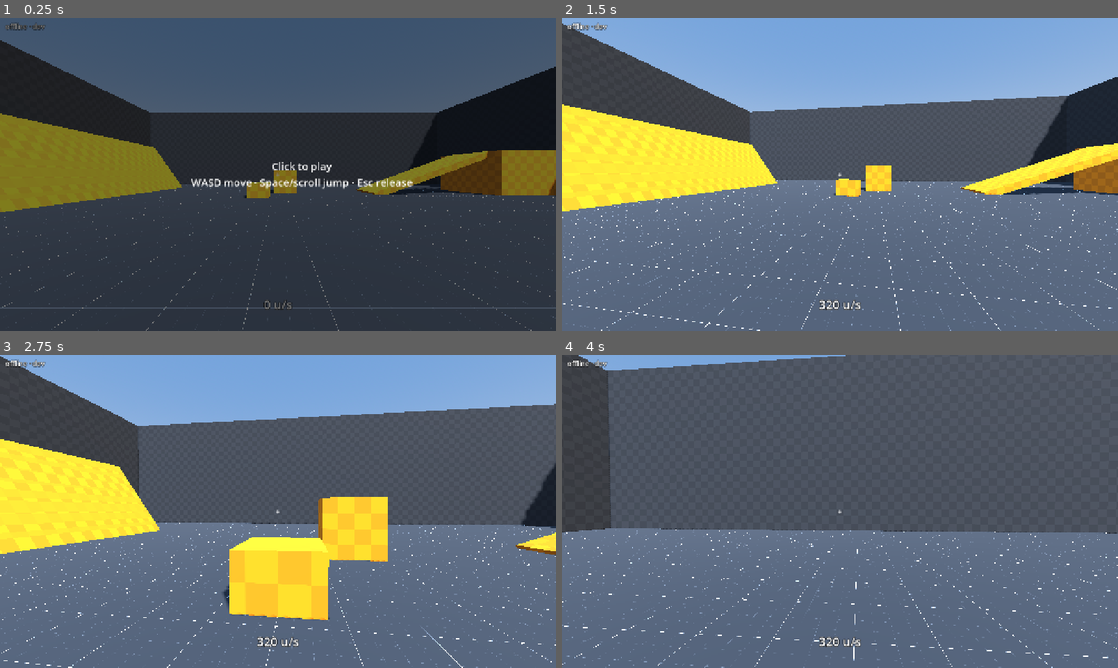
Above: before the commit, frames 1-4 (two rows, left to right).
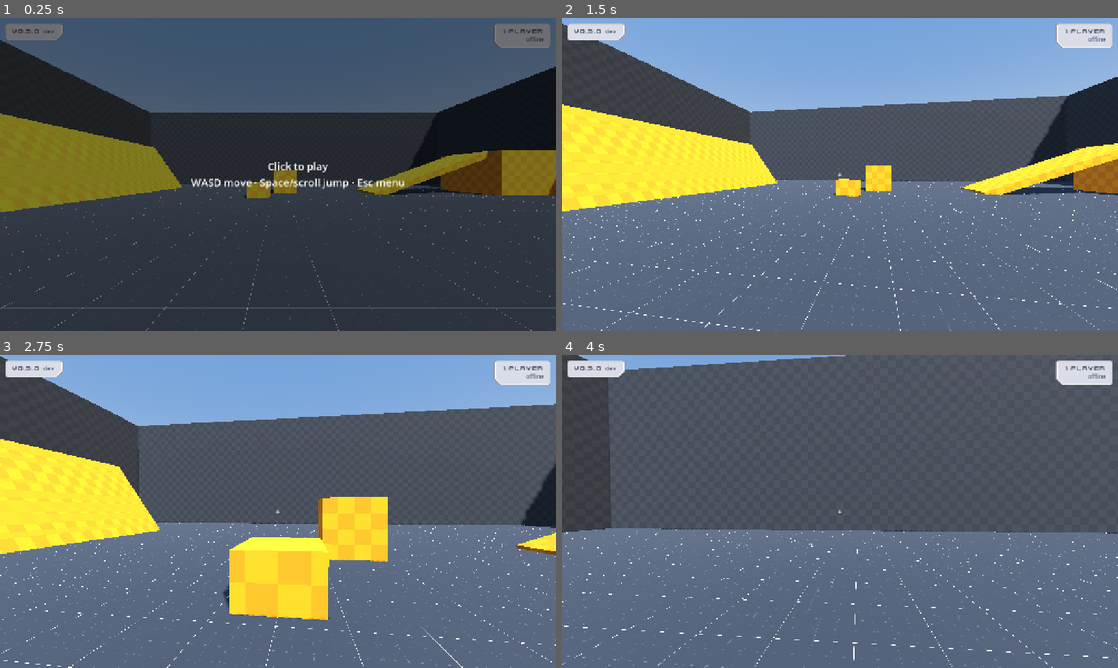
Above: after the commit, the same moments.

Repository: BrianWiz/the-game
Game: Godot game, scene res://main.tscn
Same seed, same stepped clock (60 frames per second), same inputs: the game is played once before the commit and once after it.
Inputs (mouse positions are in pixels of both pictures, inside the frame that each line leads up to):
- Up to frame 1 (0.25 s): no input
- Up to frame 2 (1.5 s): tap Enter at 0.5 s; move the mouse to (962, 158) at 0.52 s; hold D (move_right) 0.53-1.28 s; hold Space (jump) 0.53-1.28 s; click (962, 158) at 0.67 s; move the mouse to (812, 174) at 1.27 s; hold W (move_forward) from 1.28 s (still down); tap Shift at 1.35 s; click (812, 174) at 1.42 s
- Up to frame 3 (2.75 s): keep holding W (move_forward); tap Space (jump) at 1.52, 1.55, 1.82 s; move the mouse to (289, 505) at 2.02 s; hold Space (jump) from 2.03 s (still down); tap Alt at 2.1 s; click (289, 505) at 2.17 s
- Up to frame 4 (4 s): keep holding W (move_forward); move the mouse to (834, 517) at 2.77 s; release Space (jump) at 2.78 s; tap Ctrl at 2.85 s; click (834, 517) at 2.92 s; tap Space (jump) at 3.02, 3.05, 3.32 s; move the mouse to (878, 514) at 3.52 s; hold Space (jump) from 3.53 s (still down); click (878, 514) at 3.67 s

The runs differ from the first frame. In frame 1, 1.6% of the frame differs, in the area x 1-99%, y 1-94%; in frame 2, 1.5%; in frame 3, 1.5%; in frame 4, 1.4%.

Commit message:
feat(game): show version and player count in HUD corners
Top left: release version (application/config/version, now 0.3.0) and the build's
short commit hash. Top right: player count and connection state. Drop the speed
readout. Panels use Kenney's UI Pack - Space Expansion glass textures.

Diff:
--- a/game/core/net/network.gd
+++ b/game/core/net/network.gd
@@ -89,6 +89,11 @@
 	var script := load(BUILD_INFO_PATH) as GDScript
 	var version := str(script.get_script_constant_map().get("VERSION", "")) if script else ""
 	return version if version else DEV_BUILD
+
+
+## The release version from project.godot (application/config/version), e.g. "0.3.0".
+static func game_version() -> String:
+	return str(ProjectSettings.get_setting("application/config/version", "0.0.0"))
 
 
 ## A version for display: the short commit hash, or "dev".
--- a/game/core/player/player.gd
+++ b/game/core/player/player.gd
@@ -36,6 +36,7 @@
 
 
 func _ready() -> void:
+	add_to_group(&"players")
 	_configure_hull()
 	if is_local():
 		add_to_group(&"local_player")
--- a/game/project.godot
+++ b/game/project.godot
@@ -7,6 +7,7 @@
 
 config/name="The Game"
 config/description="Open multiplayer sandbox with Source-style movement."
+config/version="0.3.0"
 run/main_scene="res://main.tscn"
 config/features=PackedStringArray("4.7", "GL Compatibility")
 config/icon="res://icon.svg"
--- /dev/null
+++ b/game/tests/unit/test_hud.gd
@@ -0,0 +1,18 @@
+extends GutTest
+## HUD corner text.
+
+const Hud := preload("res://ui/hud.gd")
+
+
+func test_release_text_is_a_v_tag() -> void:
+	assert_eq(Hud.release_text("0.3.0"), "v0.3.0")
+
+
+func test_player_count_text_pluralizes() -> void:
+	assert_eq(Hud.player_count_text(0), "0 players")
+	assert_eq(Hud.player_count_text(1), "1 player")
+	assert_eq(Hud.player_count_text(12), "12 players")
+
+
+func test_release_version_is_set() -> void:
+	assert_eq(Network.game_version(), "0.3.0")
--- a/game/ui/hud.gd
+++ b/game/ui/hud.gd
@@ -1,15 +1,22 @@
 extends CanvasLayer
-## Speed readout, connection status, and click-to-play pointer lock.
+## Corner readouts (version top left, players and connection top right) and
+## click-to-play pointer lock. Styled with Kenney's UI Pack - Space Expansion.
 
-@onready var _speed: Label = $Speed
-@onready var _status: Label = $Status
+const REFRESH_S := 0.25
+
+var _refresh_in := 0.0
+
+@onready var _release: Label = $Corners/Version/Line/Release
+@onready var _commit: Label = $Corners/Version/Line/Commit
+@onready var _count: Label = $Corners/Players/Lines/Count
+@onready var _status: Label = $Corners/Players/Lines/Status
 @onready var _overlay: Control = $Overlay
 
 
 func _ready() -> void:
-	Network.mode_changed.connect(_on_mode_changed)
-	Network.connection_failed.connect(_on_connection_failed)
-	_on_mode_changed(Network.mode)
+	_release.text = release_text(Network.game_version())
+	# The hash sits in the body font: Kenney Future would uppercase it.
+	_commit.text = Network.short_version(Network.build_version)
 
 
 func _input(event: InputEvent) -> void:
@@ -25,21 +32,42 @@
 		Input.mouse_mode = Input.MOUSE_MODE_VISIBLE
 
 
-func _process(_delta: float) -> void:
+func _process(delta: float) -> void:
 	_overlay.visible = (
 		Input.mouse_mode != Input.MOUSE_MODE_CAPTURED
 		and not get_tree().get_first_node_in_group(&"modal_ui")
 	)
-	var player := get_tree().get_first_node_in_group(&"local_player") as Player
-	_speed.text = "%d u/s" % roundi(player.horizontal_speed_units()) if player else ""
+	_refresh_in -= delta
+	if _refresh_in <= 0.0:
+		_refresh_in = REFRESH_S
+		_count.text = player_count_text(_player_count())
+		_status.text = _connection_text()
 
 
-func _on_mode_changed(mode: Network.Mode) -> void:
-	var mode_name: String = Network.Mode.keys()[mode].to_lower()
-	_status.text = "%s · %s" % [mode_name, Network.short_version(Network.build_version)]
+## "v0.3.0", shown next to the build's short commit hash.
+static func release_text(game_version: String) -> String:
+	return "v" + game_version
 
 
-func _on_connection_failed(reason: String) -> void:
-	# Keep the corner short; the menu shows the full reason.
-	var short := reason.get_slice(". ", 0).get_slice("; ", 0)
-	_status.text = "offline · %s (%s)" % [Network.short_version(Network.build_version), short]
+static func player_count_text(count: int) -> String:
+	return "%d player%s" % [count, "" if count == 1 else "s"]
+
+
+func _player_count() -> int:
+	var count := 0
+	for node: Node in get_tree().get_nodes_in_group(&"players"):
+		if not node.is_queued_for_deletion():
+			count += 1
+	return count
+
+
+func _connection_text() -> String:
+	match Network.mode:
+		Network.Mode.CLIENT:
+			# The server shows up as a peer only once our join ticket is accepted.
+			var joined := multiplayer.get_peers().has(MultiplayerPeer.TARGET_PEER_SERVER)
+			return "online" if joined else "connecting…"
+		Network.Mode.SERVER:
+			return "server"
+		_:
+			return "offline"
--- a/game/ui/hud.tscn
+++ b/game/ui/hud.tscn
@@ -1,6 +1,7 @@
-[gd_scene load_steps=2 format=3]
+[gd_scene load_steps=3 format=3]
 
 [ext_resource type="Script" path="res://ui/hud.gd" id="1_hud"]
+[ext_resource type="Theme" path="res://ui/theme/hud_theme.tres" id="2_theme"]
 
 [node name="HUD" type="CanvasLayer"]
 script = ExtResource("1_hud")
@@ -20,30 +21,58 @@
 horizontal_alignment = 1
 vertical_alignment = 1
 
-[node name="Speed" type="Label" parent="."]
-anchors_preset = 7
-anchor_left = 0.5
-anchor_top = 1.0
-anchor_right = 0.5
+[node name="Corners" type="Control" parent="."]
+layout_mode = 3
+anchors_preset = 15
+anchor_right = 1.0
 anchor_bottom = 1.0
-offset_left = -100.0
-offset_top = -80.0
-offset_right = 100.0
-offset_bottom = -40.0
 mouse_filter = 2
-theme_override_colors/font_outline_color = Color(0, 0, 0, 1)
-theme_override_constants/outline_size = 6
-theme_override_font_sizes/font_size = 28
-horizontal_alignment = 1
+theme = ExtResource("2_theme")
 
-[node name="Status" type="Label" parent="."]
+[node name="Version" type="PanelContainer" parent="Corners"]
+layout_mode = 1
 offset_left = 12.0
-offset_top = 8.0
-offset_right = 400.0
-offset_bottom = 32.0
+offset_top = 12.0
 mouse_filter = 2
-theme_override_colors/font_outline_color = Color(0, 0, 0, 1)
-theme_override_constants/outline_size = 4
+theme_type_variation = &"HudPanelLeft"
+
+[node name="Line" type="HBoxContainer" parent="Corners/Version"]
+layout_mode = 2
+theme_override_constants/separation = 8
+
+[node name="Release" type="Label" parent="Corners/Version/Line"]
+layout_mode = 2
+theme_type_variation = &"HudTitle"
+
+[node name="Commit" type="Label" parent="Corners/Version/Line"]
+layout_mode = 2
+theme_type_variation = &"HudDetail"
+
+[node name="Players" type="PanelContainer" parent="Corners"]
+layout_mode = 1
+anchors_preset = 1
+anchor_left = 1.0
+anchor_right = 1.0
+offset_left = -12.0
+offset_top = 12.0
+offset_right = -12.0
+grow_horizontal = 0
+mouse_filter = 2
+theme_type_variation = &"HudPanelRight"
+
+[node name="Lines" type="VBoxContainer" parent="Corners/Players"]
+layout_mode = 2
+theme_override_constants/separation = 0
+
+[node name="Count" type="Label" parent="Corners/Players/Lines"]
+layout_mode = 2
+theme_type_variation = &"HudTitle"
+horizontal_alignment = 2
+
+[node name="Status" type="Label" parent="Corners/Players/Lines"]
+layout_mode = 2
+theme_type_variation = &"HudDetail"
+horizontal_alignment = 2
 
 [node name="Overlay" type="ColorRect" parent="."]
 anchors_preset = 15
@@ -65,6 +94,6 @@
 mouse_filter = 2
 theme_override_font_sizes/font_size = 24
 text = "Click to play
-WASD move · Space/scroll jump · Esc release"
+WASD move · Space/scroll jump · Esc menu"
 horizontal_alignment = 1
 vertical_alignment = 1
--- /dev/null
+++ b/game/ui/theme/hud_theme.tres
@@ -0,0 +1,40 @@
+[gd_resource type="Theme" format=3]
+
+[ext_resource type="Texture2D" path="res://assets/kenney/ui-space/panel_glass_notch_br.png" id="glass_br"]
+[ext_resource type="Texture2D" path="res://assets/kenney/ui-space/panel_glass_notch_bl.png" id="glass_bl"]
+[ext_resource type="FontFile" path="res://assets/kenney/ui/kenney_future.ttf" id="font_heading"]
+
+[sub_resource type="StyleBoxTexture" id="glass_left"]
+content_margin_left = 16.0
+content_margin_top = 10.0
+content_margin_right = 22.0
+content_margin_bottom = 12.0
+texture = ExtResource("glass_br")
+texture_margin_left = 16.0
+texture_margin_top = 16.0
+texture_margin_right = 20.0
+texture_margin_bottom = 20.0
+
+[sub_resource type="StyleBoxTexture" id="glass_right"]
+content_margin_left = 22.0
+content_margin_top = 10.0
+content_margin_right = 16.0
+content_margin_bottom = 12.0
+texture = ExtResource("glass_bl")
+texture_margin_left = 20.0
+texture_margin_top = 16.0
+texture_margin_right = 16.0
+texture_margin_bottom = 20.0
+
+[resource]
+HudPanelLeft/base_type = &"PanelContainer"
+HudPanelLeft/styles/panel = SubResource("glass_left")
+HudPanelRight/base_type = &"PanelContainer"
+HudPanelRight/styles/panel = SubResource("glass_right")
+HudTitle/base_type = &"Label"
+HudTitle/colors/font_color = Color(0.2, 0.24, 0.33, 1)
+HudTitle/fonts/font = ExtResource("font_heading")
+HudTitle/font_sizes/font_size = 16
+HudDetail/base_type = &"Label"
+HudDetail/colors/font_color = Color(0.3, 0.35, 0.45, 1)
+HudDetail/font_sizes/font_size = 13
Not shown, added: game/assets/kenney/ui-space/License.txt
Binary file added: game/assets/kenney/ui-space/panel_glass_notch_bl.png
Not shown, added: game/assets/kenney/ui-space/panel_glass_notch_bl.png.import
Binary file added: game/assets/kenney/ui-space/panel_glass_notch_br.png
Not shown, added: game/assets/kenney/ui-space/panel_glass_notch_br.png.import
Not shown, added: game/tests/unit/test_hud.gd.uid
Not shown, changed: CREDITS.md
